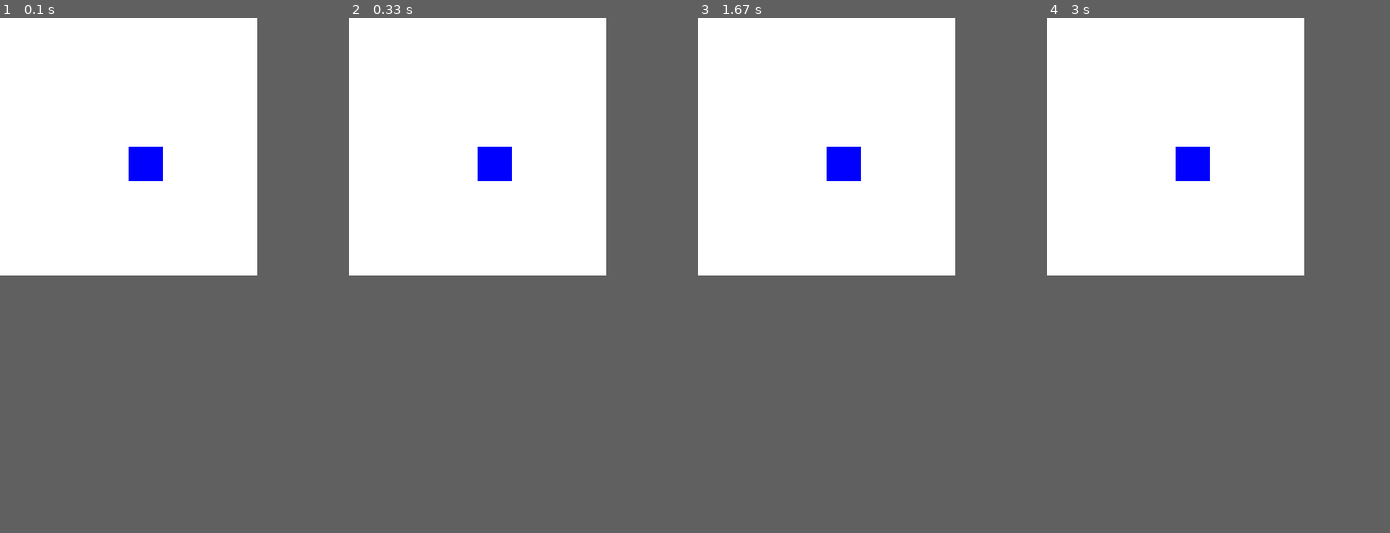
Above: before the commit, frames 1-4 (left to right).
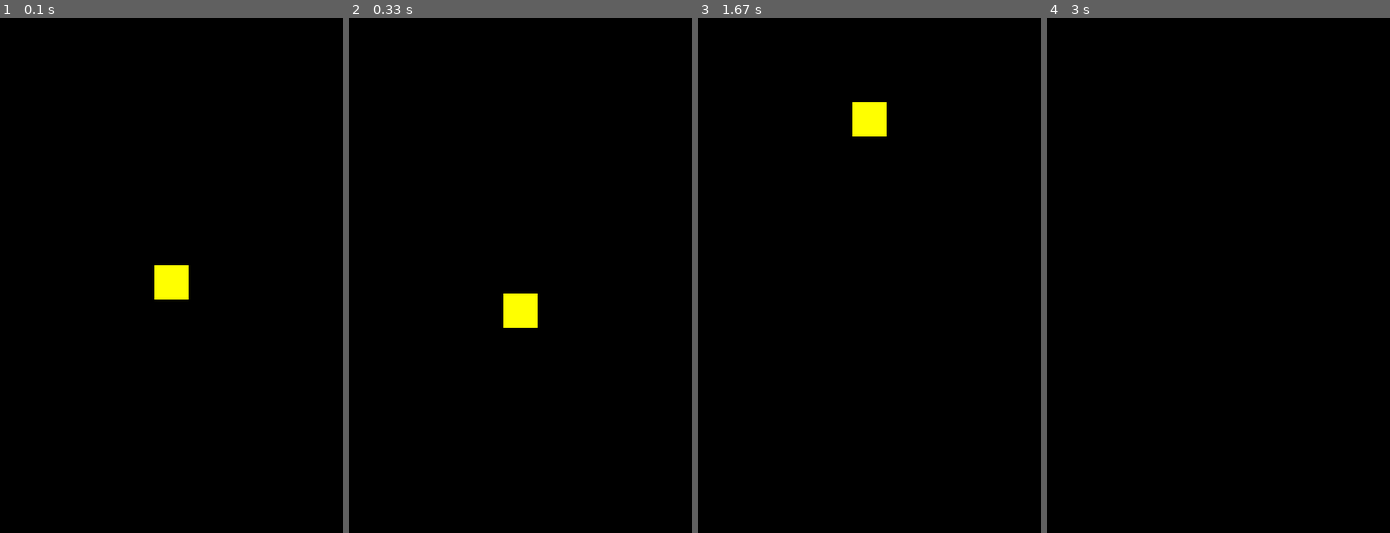
Above: after the commit, the same moments.

Repository: MarBry111/code101
Game: pygame game, started from 24_25_flappy_bird/flappy.py
The game is run twice, just before and just after one commit, with the same random seed, the same clock (stepped at 60 frames per second) and the same inputs.
Inputs:
- Up to frame 1 (0.1 s): no input
- Up to frame 2 (0.33 s): no input
- Up to frame 3 (1.67 s): tap Space at 0.33, 0.73, 1.03, 1.23, 1.57 s
- Up to frame 4 (3 s): tap Space at 1.87, 2.07, 2.37, 2.63, 2.97 s
The window is 300x300 before the commit and 400x600 after it. Grey fills any space a smaller window leaves; there, only what the larger window draws over its background counts as a difference.

The runs differ from the first frame. In frame 1, 38% of the frame differs, in the area x 0-75%, y 0-55%; in frame 2, 38%, in the area x 0-75%, y 0-61%; in frame 3, 38%; in frame 4, 38%.

Commit message:
Dodanie flappy bird week 1 + zadania week 1 w oddzielnym pliku

Diff:
--- a/24_25_flappy_bird/flappy.py
+++ b/24_25_flappy_bird/flappy.py
@@ -1,65 +1,84 @@
-# To jest nasz pierwszy program w Pygame!
-# Będziemy tworzyć grę Flappy Bird, ale zaczniemy od podstaw
-
-# ============= Krok 1 =============
-# Najpierw musimy zaimportować potrzebne biblioteki
-# pygame - do tworzenia gry
 import pygame
 
-# ============= Krok 2 =============
-# Musimy włączyć silnik Pygame
-# To jak włączenie konsoli do gier!
+# Włączamy silnik Pygame
 pygame.init()
 
-# ============= Krok 3 =============
-# Ustawiamy rozmiar okna naszej gry
-SZEROKOSC = 300
-WYSOKOSC = 300
+# Ustawiamy rozmiar okna naszej gry i FPSy
+SZEROKOSC = 400
+WYSOKOSC = 600
 FPS = 60
 
 # Zegar gry
 zegar = pygame.time.Clock()
 
-# ============= Krok 4 =============
-# Tworzymy okno gry
+# Tworzymy okno gry, gdzie wszystko będziemy wyświetlać
 ekran = pygame.display.set_mode((SZEROKOSC, WYSOKOSC))
 
 # Ustawiamy tytuł okna
-pygame.display.set_caption('Moja Super Gra!')
+pygame.display.set_caption('Flappy Bird')
 
 # ============= Krok 5 =============
 # Wybieramy kolory, romziar i połozenie Flappiego
-# Kolory w Pygame to trzy liczby: (R, G, B)
-# Każda liczba może być od 0 do 255
+# Kolory w Pygame to trzy liczby: (R, G, B) z zakresu 0-255
 BIALY = (255, 255, 255)
+CZARNY = (0, 0 , 0)
+
 NIEBIESKI = (0, 0, 255)
+ZOTLY = (255, 255, 0)
 
-FLAPPY_Y = 150
-FLAPPY_X = 150
 FLAPPY_ROZMIAR = 40
+
+# ustawiamy flappiego na środku ekranu
+# odpowiednio wysokość/2 - połowa flappiego, i szerokosć/2 - połowa flappiego
+FLAPPY_Y = WYSOKOSC // 2 - FLAPPY_ROZMIAR // 2
+FLAPPY_X = SZEROKOSC // 2 - FLAPPY_ROZMIAR // 2
+
+# początkowa prędkosć i stałe związane z prędkością
+predkosc = 1
+MAX_PREDKOSC = 5
+SILA_SKOKU = 60  # o ile do góry skoczy FLAPPY
+PRZYSPIESZENIE = 0.1
 
 # ============= Krok 6 =============
 # Główna pętla gry
-# To jak filmik, który pokazuje każdą klatkę po kolei
 gra_dziala = True
+
 while gra_dziala:
     # -------- Sprawdzamy wydarzenia (np. kliknięcia) --------
     for event in pygame.event.get():
         # Jeśli ktoś kliknie X na oknie
         if event.type == pygame.QUIT:
-            # Kończymy grę
             gra_dziala = False
+        # po naciśnieciu SPACJI
+        if event.type == pygame.KEYDOWN and event.key == pygame.K_SPACE:
+            # przesuń flappiego do góry o siłę skoku
+            FLAPPY_Y = FLAPPY_Y - SILA_SKOKU
+            # wyseruj prędkosć spadania
+            predkosc = 0
+
+    # sprawdź czy prędkosć przekroczyła wartosć krytyczną
+    if predkosc < MAX_PREDKOSC:
+        # jeśli nie to przyspieszaj
+        predkosc = predkosc + PRZYSPIESZENIE
+    else:
+        # jeśli tak to stała prędkosć
+        predkosc = MAX_PREDKOSC
+
+    # Sprawdź czy flappy dotyka dolnej krawędzi ekranu
+    if FLAPPY_Y >= WYSOKOSC - FLAPPY_ROZMIAR:
+        FLAPPY_Y = WYSOKOSC - FLAPPY_ROZMIAR
+    else:
+        # aktualizuj ruch flappiego jesli na ekranie
+        FLAPPY_Y = FLAPPY_Y + predkosc
+
 
     # -------- Rysujemy na ekranie --------
-    # Najpierw wypełniamy cały ekran białym kolorem
-    ekran.fill(BIALY)
+    ekran.fill(CZARNY)
 
     # Rysujemy niebieski kwadrat na środku
-    # Parametry to: (gdzie, kolor, (x, y, szerokość, wysokość))
-    pygame.draw.rect(ekran, NIEBIESKI, (FLAPPY_X, FLAPPY_Y, FLAPPY_ROZMIAR, FLAPPY_ROZMIAR))
+    pygame.draw.rect(ekran, ZOTLY, (FLAPPY_X, FLAPPY_Y, FLAPPY_ROZMIAR, FLAPPY_ROZMIAR))
 
     # -------- Pokazujemy wszystko na ekranie --------
-    # To jak pokazanie gotowego rysunku
     pygame.display.update()
     zegar.tick(FPS)
 
@@ -67,13 +86,3 @@
 # Sprzątamy po sobie (wyłączamy Pygame)
 pygame.quit()
 quit()
-
-# ============= ZADANIA DO ZROBIENIA =============
-# 1. Zmień rozmiar okna
-# 2. Dodaj inne kolory - spóbuj dostać żółty
-# 3. Przesuń Flappiego w inne miejsce
-# 4. Ustaw Flappiego na środku ekranu (czy obie zmienne będa się zmieniać - X i Y?)
-# 5. Spraw żeby kwadrat poruszał się w dół
-# 6. Spraw żeby kwadrat przyspieszał w dół (poruszał się coraz szybciej i jak dotrze na dół  - przenieś go na górę)
-# 7. Spraw żeby spacja powodowała "skok" flappiego
-# 8. Kiedy Flappy dotrze na górę albo na dół zatrzymaj go (ma przestać sie poruszać i nie wystawać poza ekran)
--- /dev/null
+++ b/24_25_flappy_bird/week 1/zadania.txt
@@ -0,0 +1,10 @@
+
+# ============= ZADANIA DO ZROBIENIA =============
+# 1. Zmień rozmiar okna
+# 2. Dodaj inne kolory - spóbuj dostać żółty
+# 3. Przesuń Flappiego w inne miejsce
+# 4. Ustaw Flappiego na środku ekranu (czy obie zmienne będa się zmieniać - X i Y?)
+# 5. Spraw żeby kwadrat poruszał się w dół
+# 6. Spraw żeby kwadrat przyspieszał w dół (poruszał się coraz szybciej i jak dotrze na dół  - przenieś go na górę)
+# 7. Spraw żeby spacja powodowała "skok" flappiego
+# 8. Kiedy Flappy dotrze na górę albo na dół zatrzymaj go (ma przestać sie poruszać i nie wystawać poza ekran)
